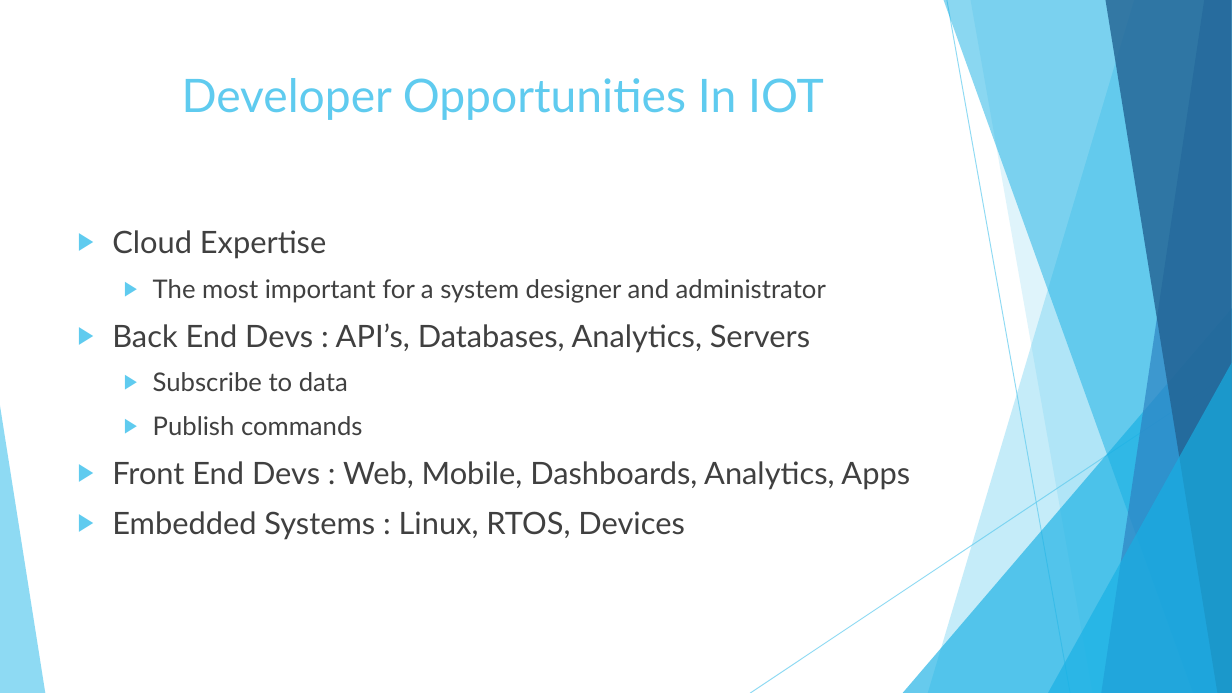
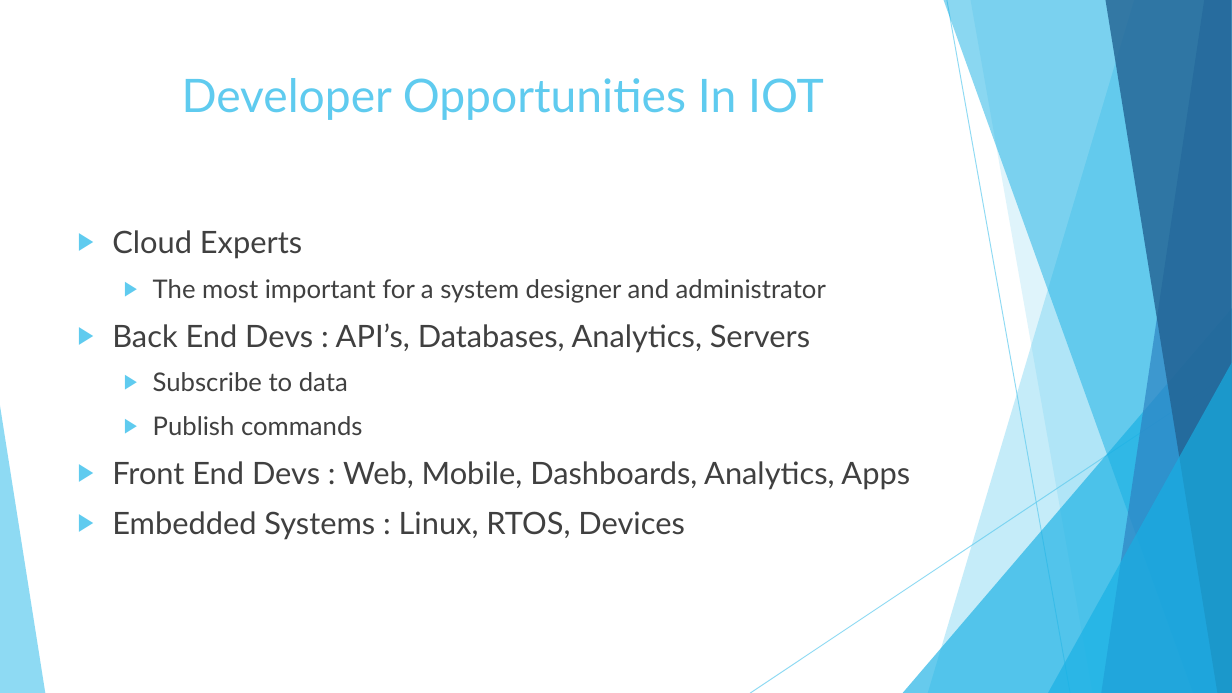
Before and after one commit to dmh2000/iot, a slide deck: slide 7 of IOT.pptx (slide 8 before the commit). Drawn at 1232x693 pixels with LibreOffice and Linux fonts; fonts in the diff are those of the drawing. Boxes give left, top, right and bottom in pixels: in the first picture for what was removed or moved away, otherwise in the second. Text is boxed around its words. In the diff, an @@ line names an element or a change of style, - is before the commit and + after.

```diff
--- a/IOT.pptx
+++ b/IOT.pptx
@@ text at <box>112,230,302,259</box>: text changed @@
-▶ Cloud Expertise
+▶ Cloud Experts
```
Also in this commit, not shown: 5 other slides changed, 1 slide added, 2 slides removed.
